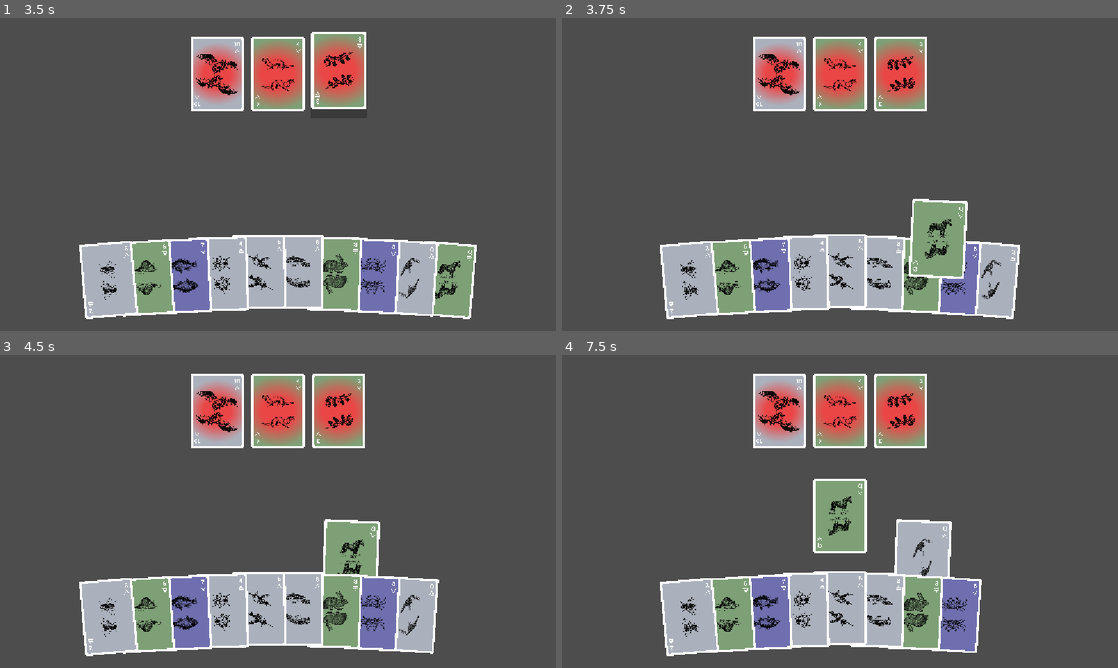
Above: before the commit, frames 1-4 (two rows, left to right).
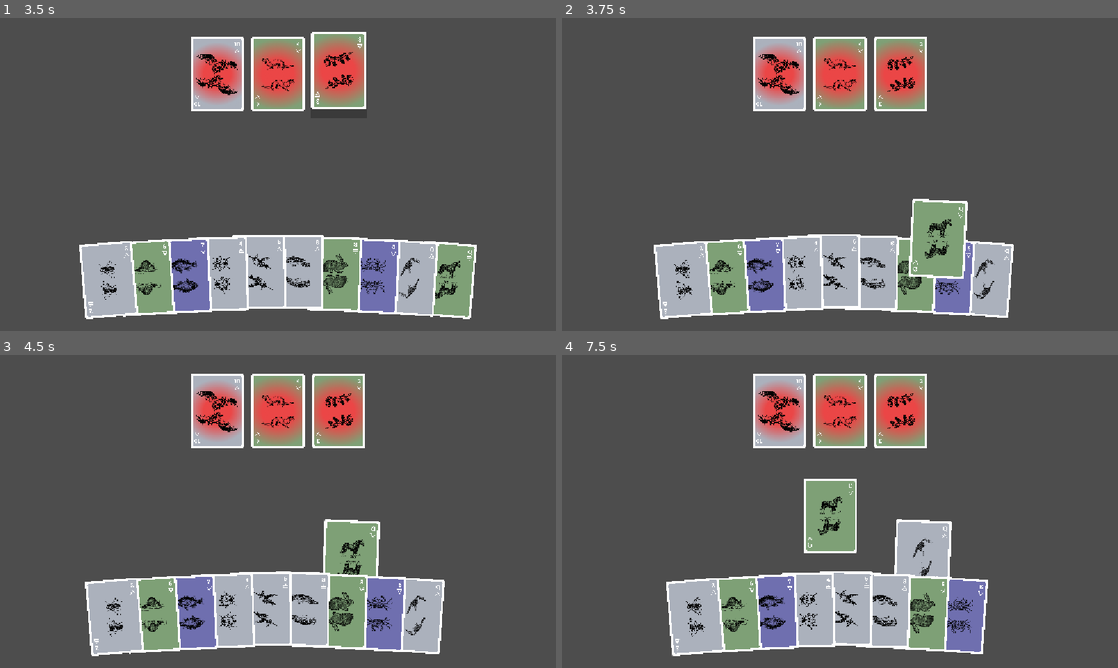
Above: after the commit, the same moments.

Repository: Chipi-Chapa-Corp/micro-jam-animals
Game: Godot game, scene res://scenes/main-menu/scene.tscn
The game is run twice, just before and just after one commit, with the same random seed, the same clock (stepped at 60 frames per second) and the same inputs.
Inputs (mouse positions are in pixels of both pictures, inside the frame that each line leads up to):
- Up to frame 1 (3.5 s): click "Start" at 0.5 s; tap Enter at 1.25, 2.75 s; move the mouse to (216, 74) at 1.27 s; click (216, 74) at 1.42 s; tap Space at 2 s; move the mouse to (278, 74) at 2.02 s; click (278, 74) at 2.17 s; move the mouse to (339, 74) at 2.77 s; click (339, 74) at 2.92 s
- Up to frame 2 (3.75 s): tap Space at 3.5 s; move the mouse to (1006, 280) at 3.52 s; click (1006, 280) at 3.67 s
- Up to frame 3 (4.5 s): tap Enter at 4.25 s; move the mouse to (278, 514) at 4.27 s; click (278, 514) at 4.42 s
- Up to frame 4 (7.5 s): tap Escape (menu) at 4.9 s; click "Resume" at 5 s; tap Space at 5.75 s; move the mouse to (1006, 617) at 5.77 s; click (1006, 617) at 5.92 s; move the mouse to (990, 617) at 6.52 s; click (990, 617) at 6.67 s; move the mouse to (867, 514) at 7.27 s; click (867, 514) at 7.42 s

Frame 1 is identical in both runs. In frame 2, 4.8% of the frame differs, in the area x 16-83%, y 69-97%; in frame 3, 5.1%; in frame 4, 6.0%, in the area x 17-77%, y 39-97%.

Commit message:
feat: shift animations

Diff:
--- a/scenes/player_hand_deck/script.gd
+++ b/scenes/player_hand_deck/script.gd
@@ -10,7 +10,11 @@
 const MAX_FAN_ROTATION_DEGREES: float = 5.0
 const MAX_FAN_DROP: float = 18.0
 const TOP_PADDING: float = 20.0
+const SHIFT_DURATION: float = 0.14
 const HAND_INDEX_META: String = "player_hand_index"
+
+var _has_rendered_cards: bool = false
+var _layout_tween: Tween
 
 
 func _ready() -> void:
@@ -24,22 +28,37 @@
 
 
 func render_cards() -> void:
-	_clear_cards()
+	if not _has_rendered_cards:
+		_clear_cards()
 
+	var existing_cards := _get_cards_by_id()
+	var moving_cards := []
+	var next_card_ids := {}
 	var player_hand := GameState.get_player_hand()
 
 	for index in range(player_hand.size()):
 		var player_card = player_hand[index]
 		if player_card is Dictionary:
-			_add_card(player_card, index)
+			var card_id := _get_player_card_id(player_card)
+			var card: CardScene = existing_cards.get(card_id, null) as CardScene
+			next_card_ids[card_id] = true
 
-	_layout_cards()
+			if card:
+				moving_cards.append(card)
+				card.set_meta(HAND_INDEX_META, index)
+			else:
+				_add_card(player_card, index)
+
+	_remove_missing_cards(next_card_ids)
+
+	_layout_cards(_has_rendered_cards, moving_cards)
+	_has_rendered_cards = true
 
 
 func get_card_by_id(card_id: String) -> CardScene:
 	for child in get_children():
 		var card := child as CardScene
-		if card and card.id == card_id:
+		if card and card.has_meta(HAND_INDEX_META) and card.id == card_id:
 			return card
 
 	return null
@@ -53,7 +72,11 @@
 	add_child(card)
 
 
-func _layout_cards() -> void:
+func _layout_cards(animate_shift: bool = false, moving_cards: Array = []) -> void:
+	if _layout_tween:
+		_layout_tween.kill()
+		_layout_tween = null
+
 	var cards := _get_cards_in_hand_order()
 	var card_count := cards.size()
 	if card_count == 0:
@@ -67,17 +90,36 @@
 	var start_x := (deck_width - total_width) * 0.5
 	var center_index := float(card_count - 1) * 0.5
 	var half_count := maxf(center_index, 1.0)
+	var should_animate_shift := animate_shift and not moving_cards.is_empty()
+	var tween_started := false
+	if should_animate_shift:
+		_layout_tween = create_tween()
+		_layout_tween.set_trans(Tween.TRANS_SINE)
+		_layout_tween.set_ease(Tween.EASE_OUT)
 
 	for index in range(card_count):
 		var card := cards[index] as CardScene
 		var center_offset := float(index) - center_index
 		var normalized_offset := center_offset / half_count
 		var fan_drop := absf(normalized_offset) * MAX_FAN_DROP
+		var target_position := Vector2(start_x + (CARD_STEP * float(index)), TOP_PADDING + fan_drop)
+		var target_rotation_degrees := normalized_offset * MAX_FAN_ROTATION_DEGREES
 
-		card.position = Vector2(start_x + (CARD_STEP * float(index)), TOP_PADDING + fan_drop)
 		card.pivot_offset = CARD_SIZE * 0.5
-		card.rotation_degrees = normalized_offset * MAX_FAN_ROTATION_DEGREES
 		card.z_index = card_count - index
+
+		if should_animate_shift and moving_cards.has(card):
+			if tween_started:
+				_layout_tween.parallel().tween_property(card, "position", target_position, SHIFT_DURATION)
+			else:
+				_layout_tween.tween_property(card, "position", target_position, SHIFT_DURATION)
+				tween_started = true
+			_layout_tween.parallel().tween_property(
+				card, "rotation_degrees", target_rotation_degrees, SHIFT_DURATION
+			)
+		else:
+			card.position = target_position
+			card.rotation_degrees = target_rotation_degrees
 
 	_sync_hover_order(cards)
 
@@ -90,7 +132,11 @@
 
 
 func _get_cards_in_hand_order() -> Array:
-	var cards := get_children()
+	var cards := []
+	for child in get_children():
+		var card := child as CardScene
+		if card and card.has_meta(HAND_INDEX_META):
+			cards.append(card)
 	cards.sort_custom(_sort_cards_by_hand_index)
 	return cards
 
@@ -100,9 +146,37 @@
 
 
 func _clear_cards() -> void:
+	if _layout_tween:
+		_layout_tween.kill()
+		_layout_tween = null
+
 	for child in get_children():
 		remove_child(child)
 		child.queue_free()
+
+
+func _get_cards_by_id() -> Dictionary:
+	var cards_by_id := {}
+	for child in get_children():
+		var card := child as CardScene
+		if card and card.has_meta(HAND_INDEX_META):
+			cards_by_id[card.id] = card
+
+	return cards_by_id
+
+
+func _remove_missing_cards(next_card_ids: Dictionary) -> void:
+	for child in get_children():
+		var card := child as CardScene
+		if card and card.has_meta(HAND_INDEX_META) and not next_card_ids.has(card.id):
+			remove_child(card)
+			card.queue_free()
+
+
+func _get_player_card_id(player_card: Dictionary) -> String:
+	return "%s_%s_%s" % [
+		CARD_KIND, str(player_card.get("suit", "")), int(player_card.get("value", 0))
+	]
 
 
 func _on_card_clicked(card_id: String) -> void:
--- a/scenes/prey_deck/scene.tscn
+++ b/scenes/prey_deck/scene.tscn
@@ -4,9 +4,8 @@
 [ext_resource type="PackedScene" path="res://scenes/card/scene.tscn" id="2_card"]
 [ext_resource type="Texture2D" path="res://assets/prey_air_4.png" id="3_prey_air_4"]
 
-[node name="PreyDeck" type="HBoxContainer"]
+[node name="PreyDeck" type="Control"]
 layout_mode = 2
-theme_override_constants/separation = 16
 script = ExtResource("1_prey_deck")
 
 [node name="Card1" parent="." instance=ExtResource("2_card")]
--- a/scenes/prey_deck/script.gd
+++ b/scenes/prey_deck/script.gd
@@ -1,10 +1,17 @@
-extends HBoxContainer
+extends Control
 class_name PreyDeck
 
 signal card_move_animation_requested(card: Dictionary, from_global_position: Vector2, from_rotation_degrees: float)
 
 const CARD_SCENE: PackedScene = preload("res://scenes/card/scene.tscn")
 const CARD_KIND: String = "prey"
+const CARD_SIZE: Vector2 = Vector2(110.0, 154.0)
+const CARD_SEPARATION: float = 16.0
+const SHIFT_DURATION: float = 0.14
+const TABLE_INDEX_META: String = "prey_deck_index"
+
+var _has_rendered_cards: bool = false
+var _layout_tween: Tween
 
 
 func _ready() -> void:
@@ -14,34 +21,116 @@
 
 
 func render_cards() -> void:
-	_clear_cards()
+	if not _has_rendered_cards:
+		_clear_cards()
 
+	var existing_cards := _get_cards_by_id()
+	var moving_cards := []
+	var next_card_ids := {}
 	var prey := GameState.get_player_table()
 	print("PreyDeck initial cards: ", prey)
 
-	for prey_card in prey:
+	for index in range(prey.size()):
+		var prey_card = prey[index]
 		if prey_card is Dictionary:
-			_add_card(prey_card)
+			var card_id := _get_prey_card_id(prey_card)
+			var card: CardScene = existing_cards.get(card_id, null) as CardScene
+			next_card_ids[card_id] = true
+
+			if card:
+				moving_cards.append(card)
+				card.set_meta(TABLE_INDEX_META, index)
+			else:
+				_add_card(prey_card, index)
+
+	_remove_missing_cards(next_card_ids)
+	_layout_cards(_has_rendered_cards, moving_cards)
+	_has_rendered_cards = true
 
 
 func get_card_by_id(card_id: String) -> CardScene:
 	for child in get_children():
 		var card := child as CardScene
-		if card and card.id == card_id:
+		if card and card.has_meta(TABLE_INDEX_META) and card.id == card_id:
 			return card
 
 	return null
 
 
-func _add_card(prey_card: Dictionary) -> void:
+func _add_card(prey_card: Dictionary, table_index: int) -> void:
 	print("PreyDeck instantiating card: ", prey_card)
 	var card := CARD_SCENE.instantiate() as CardScene
 	card.configure(CARD_KIND, str(prey_card.get("suit", "")), int(prey_card.get("value", 0)))
+	card.set_meta(TABLE_INDEX_META, table_index)
 	card.clicked.connect(_on_card_clicked)
 	add_child(card)
 
 
+func _layout_cards(animate_shift: bool = false, moving_cards: Array = []) -> void:
+	if _layout_tween:
+		_layout_tween.kill()
+		_layout_tween = null
+
+	var cards := _get_cards_in_table_order()
+	var card_count := cards.size()
+	_update_minimum_size()
+	if card_count == 0:
+		return
+
+	var cards_width := CARD_SIZE.x + ((CARD_SIZE.x + CARD_SEPARATION) * float(card_count - 1))
+	var start_x := (custom_minimum_size.x - cards_width) * 0.5
+	var should_animate_shift := animate_shift and not moving_cards.is_empty()
+	var tween_started := false
+	if should_animate_shift:
+		_layout_tween = create_tween()
+		_layout_tween.set_trans(Tween.TRANS_SINE)
+		_layout_tween.set_ease(Tween.EASE_OUT)
+
+	for index in range(card_count):
+		var card := cards[index] as CardScene
+		var target_position := Vector2(
+			start_x + ((CARD_SIZE.x + CARD_SEPARATION) * float(index)), 0.0
+		)
+
+		card.pivot_offset = CARD_SIZE * 0.5
+		card.z_index = index
+
+		if should_animate_shift and moving_cards.has(card):
+			if tween_started:
+				_layout_tween.parallel().tween_property(card, "position", target_position, SHIFT_DURATION)
+			else:
+				_layout_tween.tween_property(card, "position", target_position, SHIFT_DURATION)
+				tween_started = true
+		else:
+			card.position = target_position
+
+
+func _update_minimum_size() -> void:
+	var max_cards_width := CARD_SIZE.x + (
+		(CARD_SIZE.x + CARD_SEPARATION) * float(GameState.MAX_PLAYER_TABLE_CARDS - 1)
+	)
+	custom_minimum_size = Vector2(max_cards_width, CARD_SIZE.y)
+
+
+func _get_cards_in_table_order() -> Array:
+	var cards := []
+	for child in get_children():
+		var card := child as CardScene
+		if card and card.has_meta(TABLE_INDEX_META):
+			cards.append(card)
+	cards.sort_custom(_sort_cards_by_table_index)
+	return cards
+
+
+func _sort_cards_by_table_index(first: Node, second: Node) -> bool:
+	return int(first.get_meta(TABLE_INDEX_META, 0)) < int(second.get_meta(TABLE_INDEX_META, 0))
+
+
 func _clear_cards() -> void:
+	if _layout_tween:
+		_layout_tween.kill()
+		_layout_tween = null
+
 	for child in get_children():
 		remove_child(child)
 		child.queue_free()
@@ -50,8 +139,30 @@
 func _shake_cards() -> void:
 	for child in get_children():
 		var card := child as CardScene
-		if card:
+		if card and card.has_meta(TABLE_INDEX_META):
 			card.shake_feedback()
+
+
+func _get_cards_by_id() -> Dictionary:
+	var cards_by_id := {}
+	for child in get_children():
+		var card := child as CardScene
+		if card and card.has_meta(TABLE_INDEX_META):
+			cards_by_id[card.id] = card
+
+	return cards_by_id
+
+
+func _remove_missing_cards(next_card_ids: Dictionary) -> void:
+	for child in get_children():
+		var card := child as CardScene
+		if card and card.has_meta(TABLE_INDEX_META) and not next_card_ids.has(card.id):
+			remove_child(card)
+			card.queue_free()
+
+
+func _get_prey_card_id(prey_card: Dictionary) -> String:
+	return "%s_%s_%s" % [CARD_KIND, str(prey_card.get("suit", "")), int(prey_card.get("value", 0))]
 
 
 func _on_player_table_changed(_player_table: Array) -> void:
